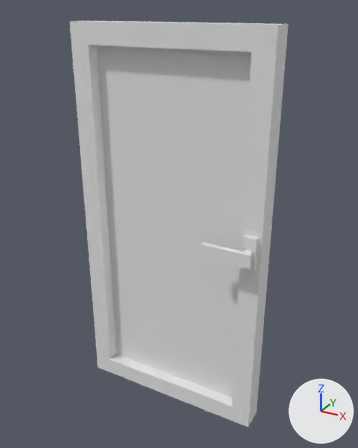
The Blender file modern/models/multidecor_window_door.blend, before and after one commit.
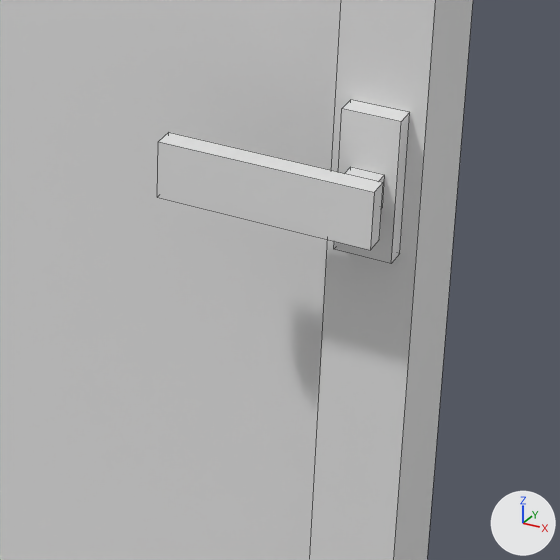
Each version is shown whole from a 50 mm camera at (2.28, -3.99, 3.13) aimed at (0.08, 0.01, 1.13), then close up on the part from 46% to 82% of the width and 47% to 76% of the height. The lights are fixed; the arrows at lower right show +X, +Y and +Z. The close-ups show mesh edges as thin lines.
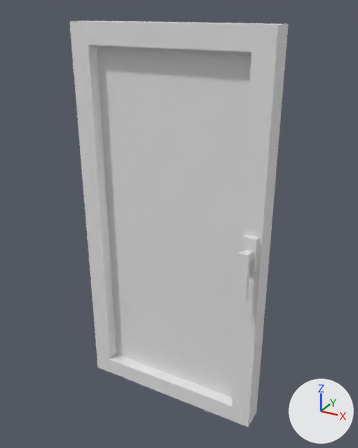
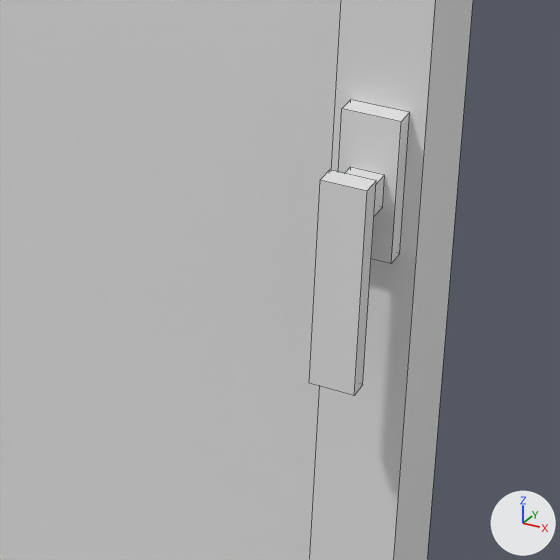
Where the change shows, as pixel boxes (x1, y1, x2, y2) in the close-ups (560 x 560 px; the box of a moved part takes in the faces that stretch with it):
part 1 of me_cube, moved or reshaped
    before: (157, 133, 383, 250)
    after: (309, 170, 376, 396)

Patch to the scene script:
```diff
--- a/modern/models/multidecor_window_door.blend.py
+++ b/modern/models/multidecor_window_door.blend.py
@@ me_cube @@
 me_cube.from_pydata(...)  # 44 vertices, 36 faces; spans x -1.0..1.0, y -0.31..0.13, z -1.0..3.0
 # used by ob_cube; location = (0.0, 0.0, 0.0)
-me_cube.vertices[36].co = (0.48, -0.26, 1.01)
-me_cube.vertices[37].co = (0.48, -0.26, 1.14)  # pixel (168, 132)
-me_cube.vertices[38].co = (0.97, -0.26, 1.01)  # pixel (379, 239)
-me_cube.vertices[39].co = (0.97, -0.26, 1.14)  # pixel (383, 182)
-me_cube.vertices[40].co = (0.48, -0.31, 1.01)  # pixel (157, 197)
-me_cube.vertices[41].co = (0.48, -0.31, 1.14)  # pixel (158, 141)
-me_cube.vertices[42].co = (0.97, -0.31, 1.14)  # pixel (374, 192)
-me_cube.vertices[43].co = (0.97, -0.31, 1.01)  # pixel (370, 250)
+# me_cube part 1
+me_cube.vertices[36].co = (0.95, -0.26, 0.66)  # pixel (362, 384)
+me_cube.vertices[37].co = (0.85, -0.26, 0.66)
+me_cube.vertices[38].co = (0.95, -0.26, 1.14)  # pixel (376, 180)
+me_cube.vertices[39].co = (0.85, -0.26, 1.14)  # pixel (329, 169)
+me_cube.vertices[40].co = (0.95, -0.31, 0.66)  # pixel (354, 395)
+me_cube.vertices[41].co = (0.85, -0.31, 0.66)  # pixel (309, 383)
+me_cube.vertices[42].co = (0.85, -0.31, 1.14)  # pixel (320, 179)
+me_cube.vertices[43].co = (0.95, -0.31, 1.14)  # pixel (367, 190)
 me_cube.materials.append(mat_material)
```
